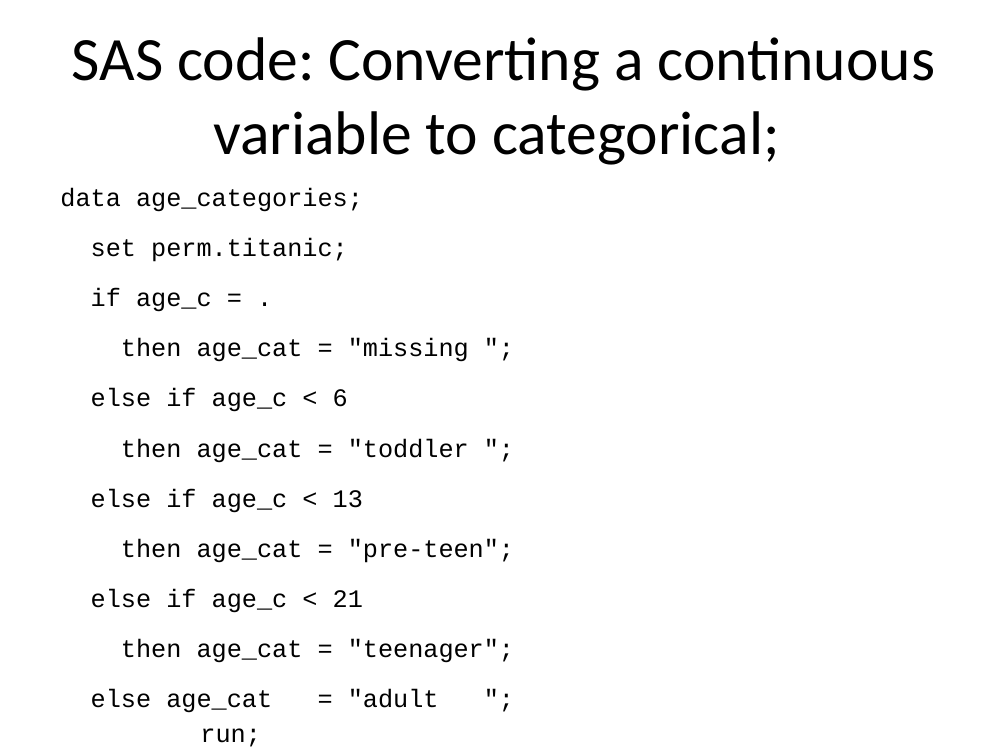
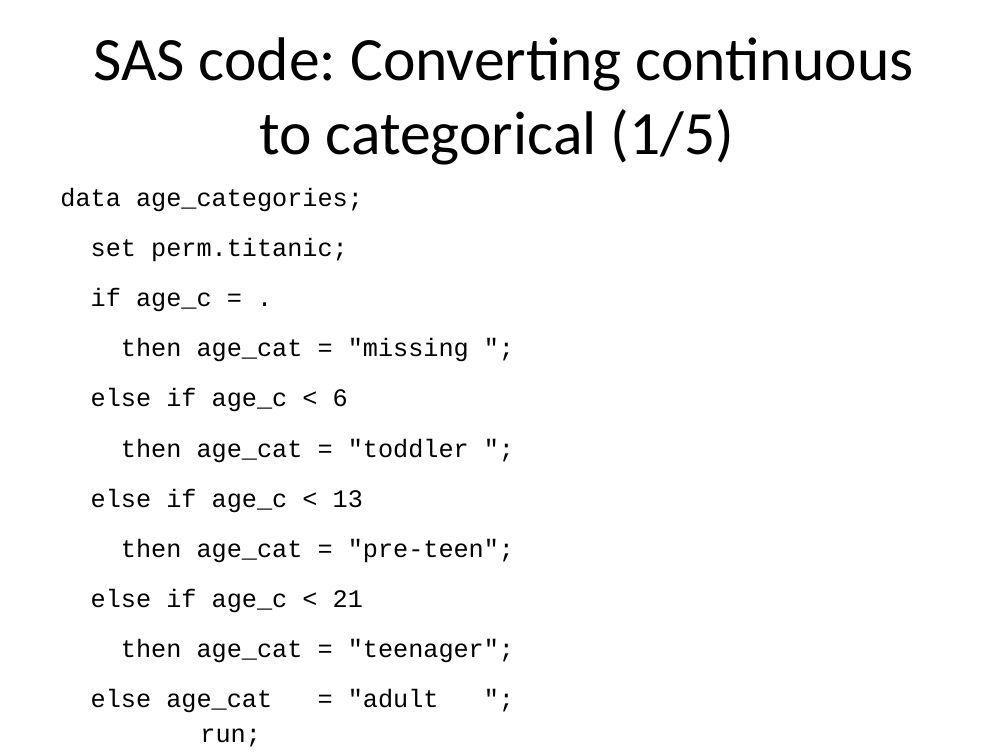
Before and after one commit to pmean/introduction-to-SAS, a slide deck: slide 25 of results/m04-slides-and-speaker-notes.pptx (slide 21 before the commit). Drawn at 1008x756 pixels with LibreOffice and Linux fonts; fonts in the diff are those of the drawing. Boxes give left, top, right and bottom in pixels: in the first picture for what was removed or moved away, otherwise in the second. Text is boxed around its words. In the diff, an @@ line names an element or a change of style, - is before the commit and + after.

```diff
--- a/results/m04-slides-and-speaker-notes.pptx
+++ b/results/m04-slides-and-speaker-notes.pptx
@@ title at [93, 37, 914, 165]: text changed @@
-SAS code: Converting a continuous variable to categorical;
+SAS code: Converting continuous to categorical (1/5)
```
Also in this commit, not shown: 32 other slides changed, 14 slides added, 2 slides removed, 27 other files.
